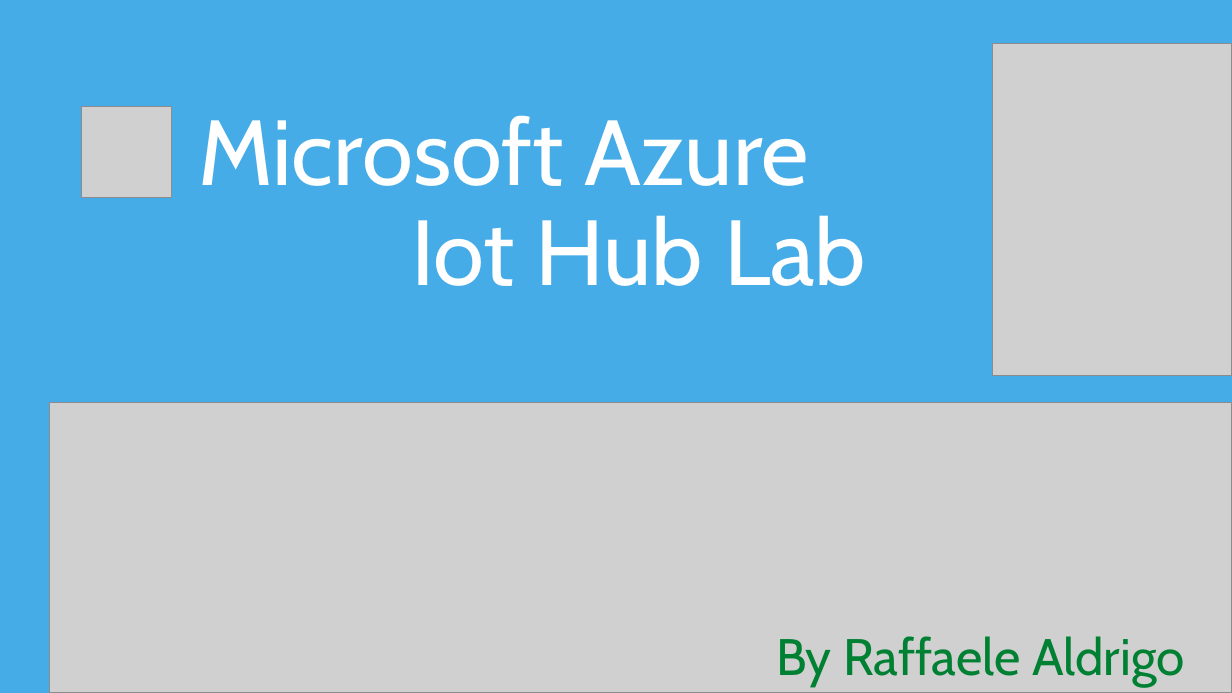
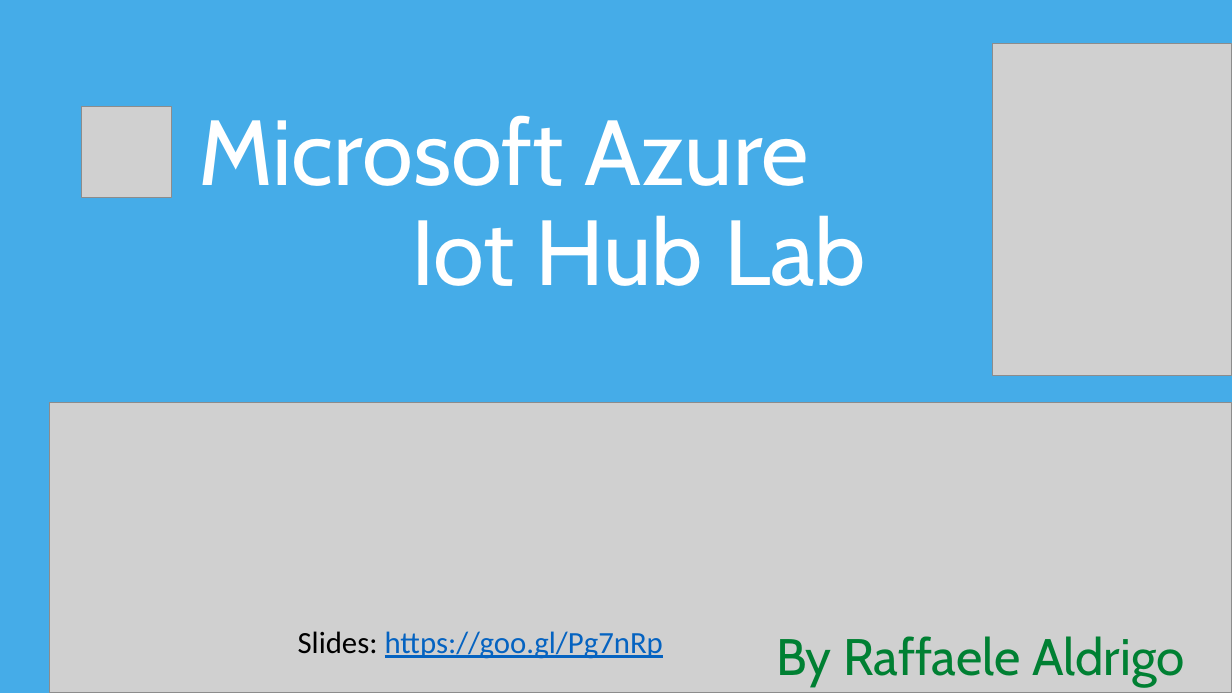
Before and after one commit to Raffa50/IotLab, a slide deck: slide 1 of IoT Lab.pptx. Drawn at 1232x693 pixels with LibreOffice and Linux fonts; fonts in the diff are those of the drawing; grey boxes stand for pictures. Boxes give left, top, right and bottom in pixels: in the first picture for what was removed or moved away, otherwise in the second. Text is boxed around its words. In the diff, an @@ line names an element or a change of style, - is before the commit and + after.

```diff
--- a/IoT Lab.pptx
+++ b/IoT Lab.pptx
@@ text added at (x1=298, y1=631, x2=663, y2=659), 24 pt, text #0563C1, underline @@
+Slides: https://goo.gl/Pg7nRp
```
Also in this commit, not shown: 3 other slides changed, 2 slides added, 3 other files.
